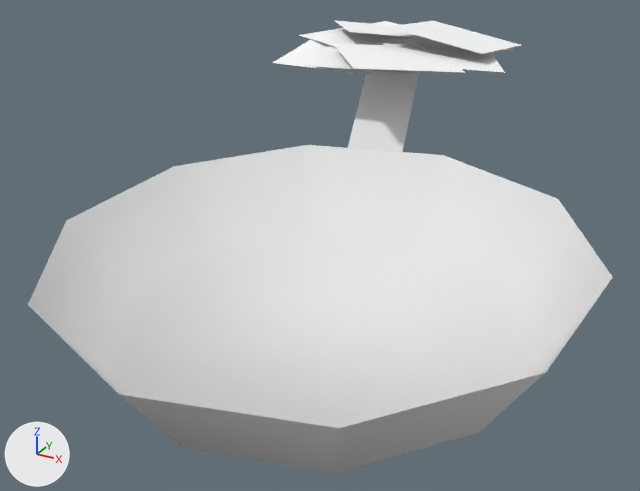
The glTF model public/3d/item/model__item__room.ofs_1131_0/1131item602.gltf: old version first, new version second.
The view is the same before and after, from a 50 mm camera at (8.912, -11.913, 1.406) aimed at (8.249, -10.708, 0.803). Every picture has the same lights, and +X, +Y and +Z are marked at lower left. The first picture is the older version.

The first picture shows '1131item602'.
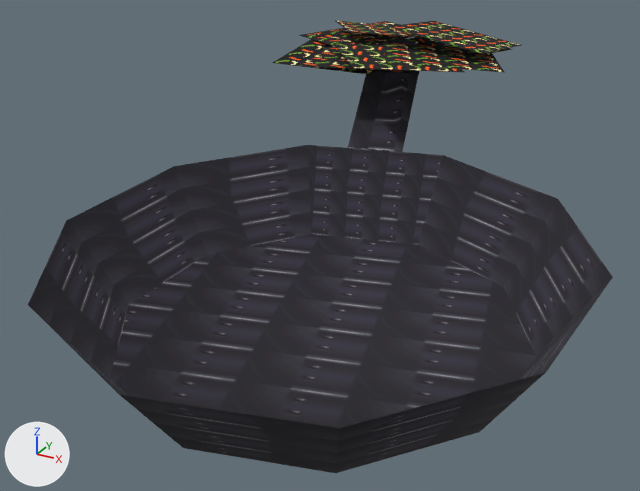
What differs and where, as boxes [x1, y1, x2, y2] in the pictures (640 x 491 px):
'1131item602', surface changed (white to black)
    both: [28, 21, 613, 473]

Edits to the bpy script that builds the scene:
```text
Add img_yasai:
    img_yasai = load_image('yasai', '_unpacked/yasai', 32, 32, 'sRGB')
Add img_k_pan00:
    img_k_pan00 = load_image('k_pan00', '_unpacked/k_pan00', 32, 32, 'sRGB')
Change mat_k_pan00:
    where n0 = _N.new('ShaderNodeBsdfPrincipled'); n0.name = 'Principled BSDF'
    remove n0.inputs[0].default_value = (0.804, 0.804, 0.804, 1.0)  # 'Base Color', white #e8e8e8
    add n2 = _N.new('ShaderNodeMix'); n2.name = 'Mix'
    add n2.data_type = 'RGBA'
    add n2.blend_type = 'MULTIPLY'
    add n2.inputs[0].default_value = 1.0  # 'Factor'
    add n2.inputs[7].default_value = (0.804, 0.804, 0.804, 1.0)  # 'B', white #e8e8e8
    add n3 = _N.new('ShaderNodeTexImage'); n3.name = 'Image Texture'
    add n3.image = img_k_pan00
    add _L.new(n2.outputs[2], n0.inputs[0])  # 'Result' to 'Base Color'
    add _L.new(n3.outputs[0], n2.inputs[6])  # 'Color' to 'A'
Change mat_ucc_yksb08:
    remove mat_ucc_yksb08.base_color = (1.0, 1.0, 1.0)  # white #ffffff
    add mat_ucc_yksb08.texture = img_yasai
```
